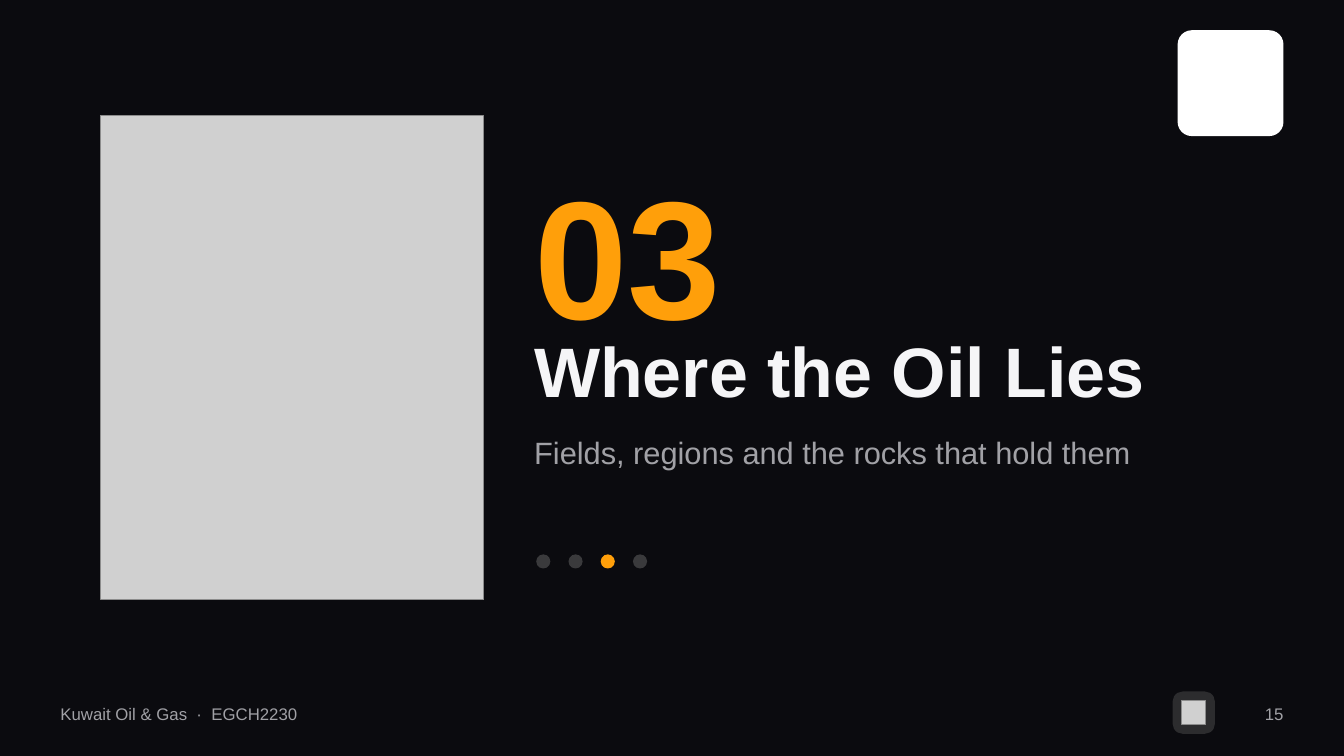
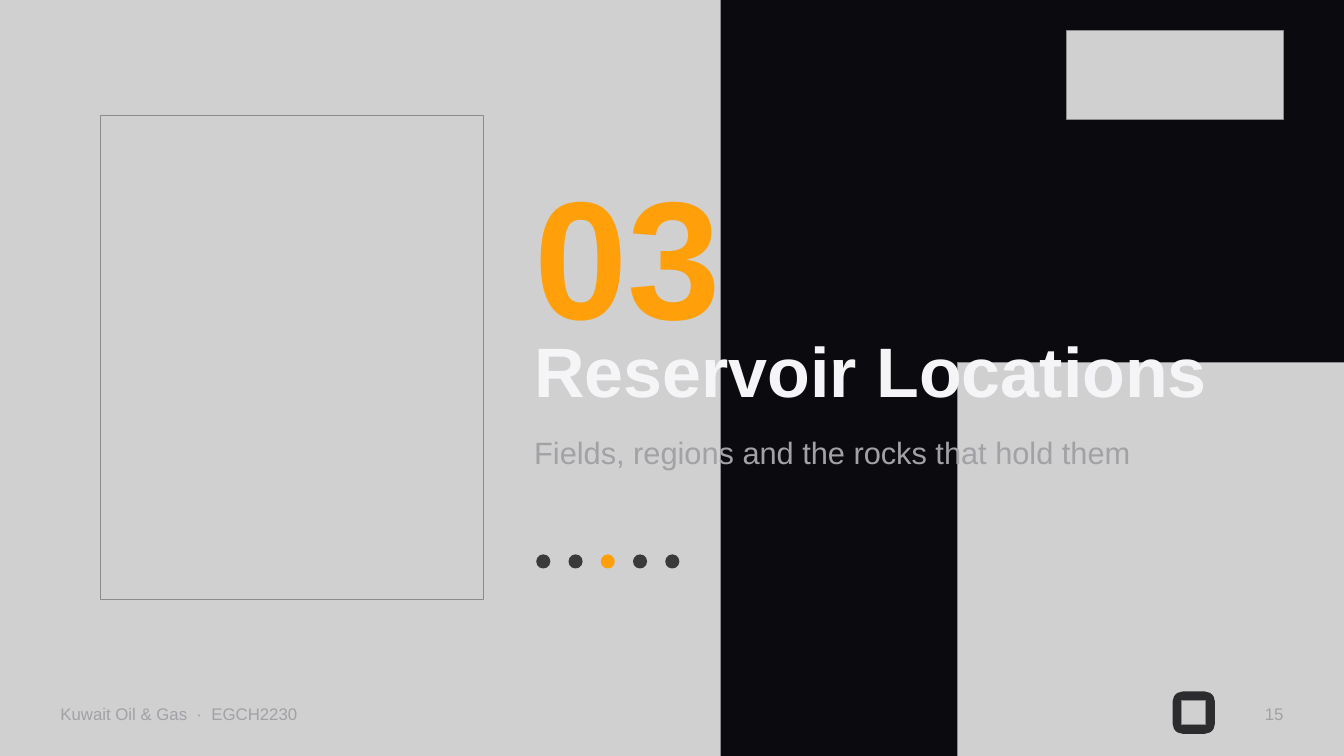
Before and after one commit to 0ceanmind/shahad-research, a slide deck: slide 15 of Kuwait_Oil_and_Gas_Presentation.pptx. Drawn at 1344x756 pixels with LibreOffice and Linux fonts; fonts in the diff are those of the drawing; grey boxes stand for pictures; background and template pictures are left out. Boxes give left, top, right and bottom in pixels: in the first picture for what was removed or moved away, otherwise in the second. Text is boxed around its words. In the diff, an @@ line names an element or a change of style, - is before the commit and + after.

```diff
--- a/Kuwait_Oil_and_Gas_Presentation.pptx
+++ b/Kuwait_Oil_and_Gas_Presentation.pptx
@@ picture added at [0,0,721,756] @@
@@ picture added at [1067,30,1284,120] @@
@@ rounded rectangle removed at [1178,30,1284,136] @@
@@ text at [534,341,1206,410]: text changed @@
-Where the Oil Lies
+Reservoir Locations
@@ picture added at [958,363,1344,756] @@
@@ ellipse added at [665,555,680,569], fill #3A3A3C @@
@@ text removed at [60,708,297,720] @@
-Kuwait Oil & Gas · EGCH2230
@@ text added at [60,708,297,720], 12 pt, text #A1A1A6 @@
+Kuwait Oil & Gas · EGCH2230
```
Also in this commit, not shown: 27 other slides changed, 5 slides added, 12 other files.
